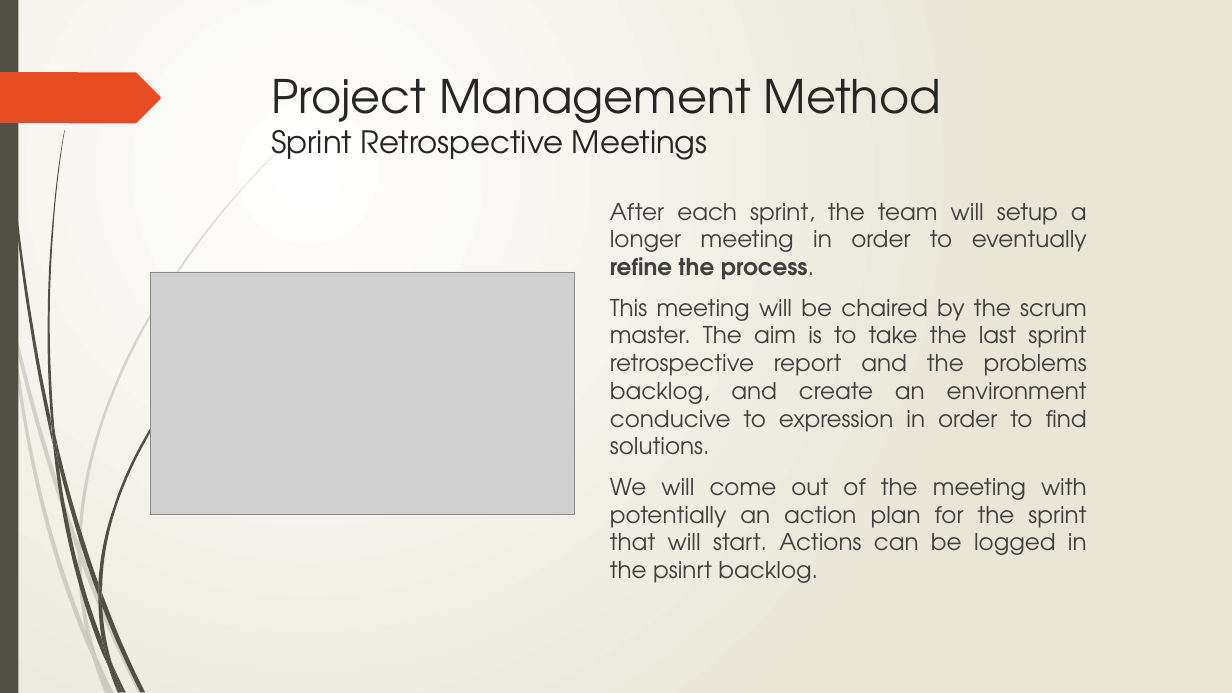
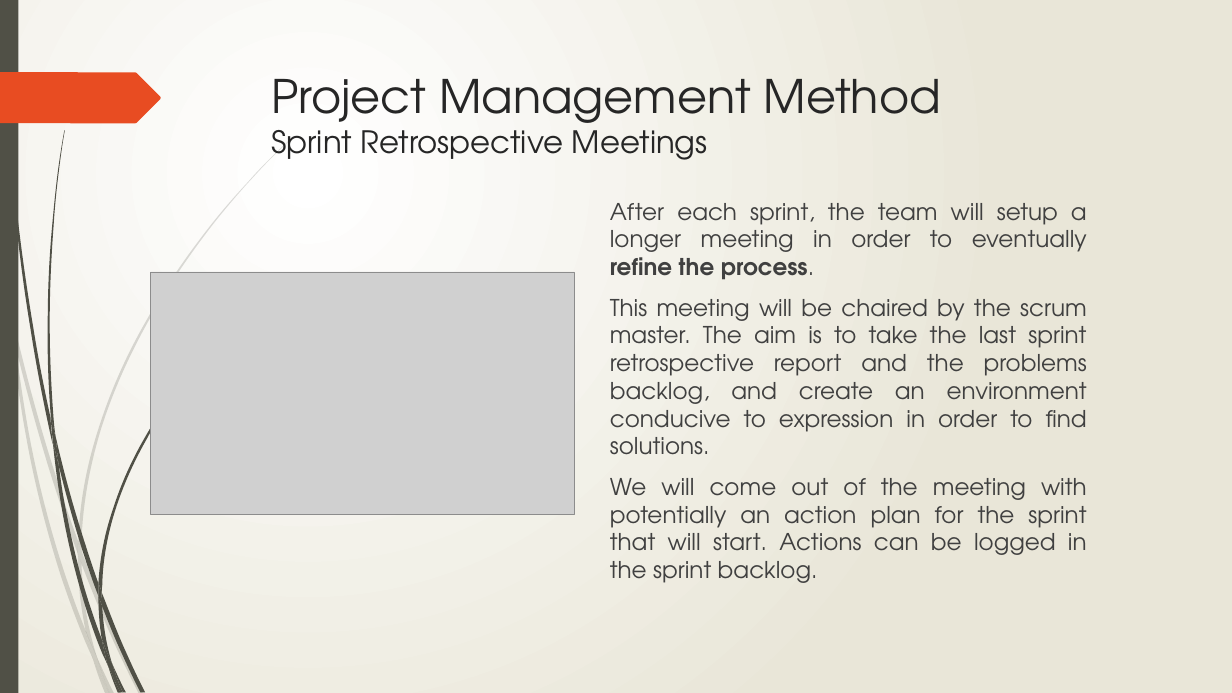
Before and after one commit to Toulouse-Exia-A4/AtlantisToulouseUML, a slide deck: slide 11 of ProjectManagement/Project Management.pptx. Drawn at 1232x693 pixels with LibreOffice and Linux fonts; fonts in the diff are those of the drawing; grey boxes stand for pictures. Boxes give left, top, right and bottom in pixels: in the first picture for what was removed or moved away, otherwise in the second. Text is boxed around its words. In the diff, an @@ line names an element or a change of style, - is before the commit and + after.

```diff
--- a/ProjectManagement/Project Management.pptx
+++ b/ProjectManagement/Project Management.pptx
@@ text at box(610, 478, 1087, 583): text changed @@
-We will come out of the meeting with potentially an action plan for the sprint that will start. Actions can be logged in the psinrt backlog.
+We will come out of the meeting with potentially an action plan for the sprint that will start. Actions can be logged in the sprint backlog.
```
Also in this commit, not shown: 6 other slides changed.
